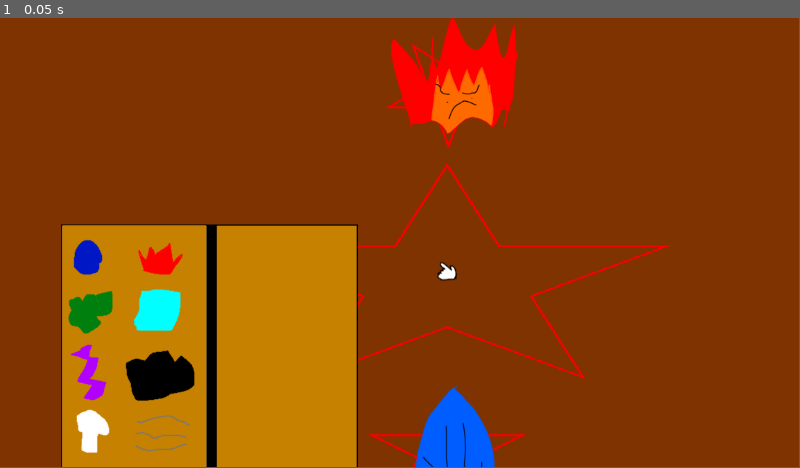
Above: before the commit, frame 1.
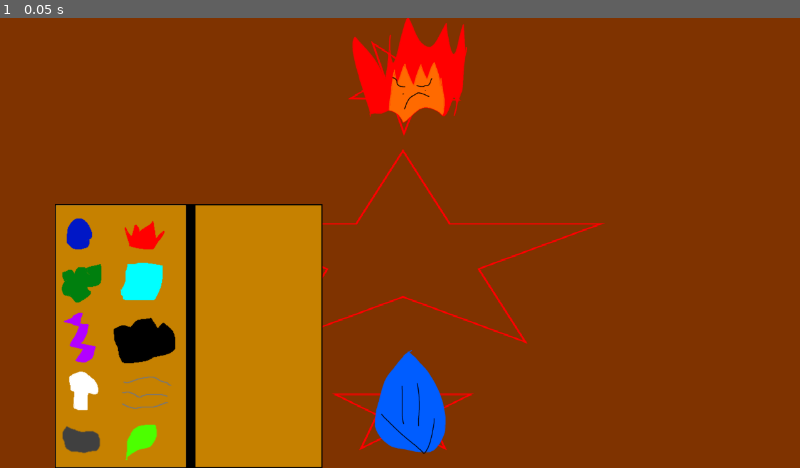
Above: after the commit, the same moment.

Repository: DigiDuncan/DPNJam1
Game: Godot game, scene res://main.tscn
Two runs of this game, one before a commit and one after it. Both use one fixed random seed, a clock stepped at 60 frames per second and the inputs below. Before the commit the project has no main scene; this scene is started directly in both runs.
Inputs:
- Up to frame 1 (0.05 s): no input
The window is 799x449 before the commit and 800x450 after it. Grey fills any space a smaller window leaves; there, only what the larger window draws over its background counts as a difference.

The runs differ from the first frame. In frame 1, 17% of the frame differs, in the area x 6-84%, y 0-100%.

Commit message:
fix project settings and get cursor working

Diff:
--- a/main.tscn
+++ b/main.tscn
@@ -14,7 +14,6 @@
 [ext_resource type="Texture2D" uid="uid://cb2utf25sq0vn" path="res://airicon.png" id="12_bawuo"]
 [ext_resource type="Texture2D" uid="uid://bjm72braku48" path="res://rockicon.png" id="13_c8x3t"]
 [ext_resource type="Texture2D" uid="uid://dh6lpagrpmevo" path="res://natureicon.png" id="14_kuy1i"]
-[ext_resource type="Texture2D" uid="uid://2prqaw10jhv" path="res://cursor.png" id="15_pxmsi"]
 
 [node name="Node2D" type="Node2D"]
 
@@ -45,48 +44,44 @@
 [node name="Sprite2D" type="Sprite2D" parent="Book"]
 texture = ExtResource("4_lwicp")
 
-[node name="BookIcons" type="Node" parent="."]
+[node name="BookIcons" type="Node" parent="Book"]
 
-[node name="Water" type="Sprite2D" parent="BookIcons"]
+[node name="Water" type="Sprite2D" parent="Book/BookIcons"]
 position = Vector2(127, 344)
 texture = ExtResource("5_tctlc")
 
-[node name="Fire" type="Sprite2D" parent="BookIcons"]
+[node name="Fire" type="Sprite2D" parent="Book/BookIcons"]
 position = Vector2(232, 346)
 texture = ExtResource("6_aa5qn")
 
-[node name="Poison" type="Sprite2D" parent="BookIcons"]
+[node name="Poison" type="Sprite2D" parent="Book/BookIcons"]
 position = Vector2(130, 425)
 texture = ExtResource("7_cvagm")
 
-[node name="Ice" type="Sprite2D" parent="BookIcons"]
+[node name="Ice" type="Sprite2D" parent="Book/BookIcons"]
 position = Vector2(228, 421)
 texture = ExtResource("8_6cx3j")
 
-[node name="Lightning" type="Sprite2D" parent="BookIcons"]
+[node name="Lightning" type="Sprite2D" parent="Book/BookIcons"]
 position = Vector2(126, 511)
 texture = ExtResource("9_ciebk")
 
-[node name="Dark" type="Sprite2D" parent="BookIcons"]
+[node name="Dark" type="Sprite2D" parent="Book/BookIcons"]
 position = Vector2(231, 515)
 texture = ExtResource("10_t17au")
 
-[node name="Light" type="Sprite2D" parent="BookIcons"]
+[node name="Light" type="Sprite2D" parent="Book/BookIcons"]
 position = Vector2(134, 597)
 texture = ExtResource("11_toog1")
 
-[node name="Wind" type="Sprite2D" parent="BookIcons"]
+[node name="Wind" type="Sprite2D" parent="Book/BookIcons"]
 position = Vector2(233, 596)
 texture = ExtResource("12_bawuo")
 
-[node name="Rock" type="Sprite2D" parent="BookIcons"]
+[node name="Rock" type="Sprite2D" parent="Book/BookIcons"]
 position = Vector2(130, 677)
 texture = ExtResource("13_c8x3t")
 
-[node name="Nature" type="Sprite2D" parent="BookIcons"]
+[node name="Nature" type="Sprite2D" parent="Book/BookIcons"]
 position = Vector2(224, 679)
 texture = ExtResource("14_kuy1i")
-
-[node name="Sprite2D" type="Sprite2D" parent="."]
-position = Vector2(643, 366)
-texture = ExtResource("15_pxmsi")
--- a/project.godot
+++ b/project.godot
@@ -11,5 +11,13 @@
 [application]
 
 config/name="DPNJam1"
+run/main_scene="res://main.tscn"
 config/features=PackedStringArray("4.2", "Forward Plus")
 config/icon="res://icon.svg"
+
+[display]
+
+window/size/viewport_width=1280
+window/size/viewport_height=720
+window/size/resizable=false
+mouse_cursor/custom_image="res://cursor.png"
Not shown: 1 places in main.tscn that only renumber resources
